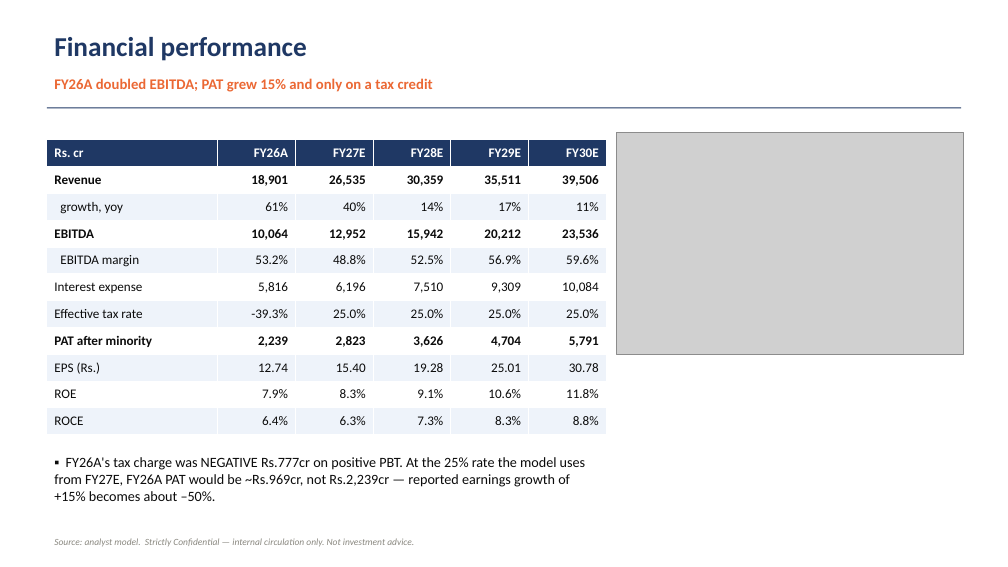
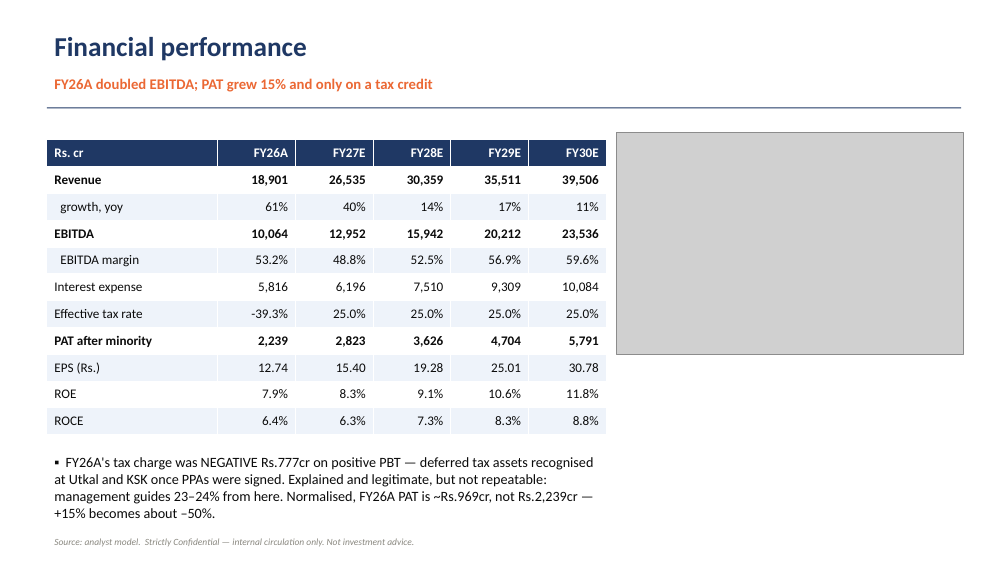
Before and after one commit to Poweravendus/Power, a slide deck: slide 11 of JSW_Energy/JSW_Energy_Pitch_Deck_July2026.pptx. Drawn at 1008x567 pixels with LibreOffice and Linux fonts; fonts in the diff are those of the drawing; grey boxes stand for pictures. Boxes give left, top, right and bottom in pixels: in the first picture for what was removed or moved away, otherwise in the second. Text is boxed around its words. In the diff, an @@ line names an element or a change of style, - is before the commit and + after.

```diff
--- a/JSW_Energy/JSW_Energy_Pitch_Deck_July2026.pptx
+++ b/JSW_Energy/JSW_Energy_Pitch_Deck_July2026.pptx
@@ text at (54, 457, 593, 518): text changed @@
-▪ FY26A's tax charge was NEGATIVE Rs.777cr on positive PBT. At the 25% rate the model uses from FY27E, FY26A PAT would be ~Rs.969cr, not Rs.2,239cr — reported earnings growth of +15% becomes about –50%.
+▪ FY26A's tax charge was NEGATIVE Rs.777cr on positive PBT — deferred tax assets recognised at Utkal and KSK once PPAs were signed. Explained and legitimate, but not repeatable: management guides 23–24% from here. Normalised, FY26A PAT is ~Rs.969cr, not Rs.2,239cr — +15% becomes about –50%.
```
Also in this commit, not shown: 8 other slides changed, 7 other files.
